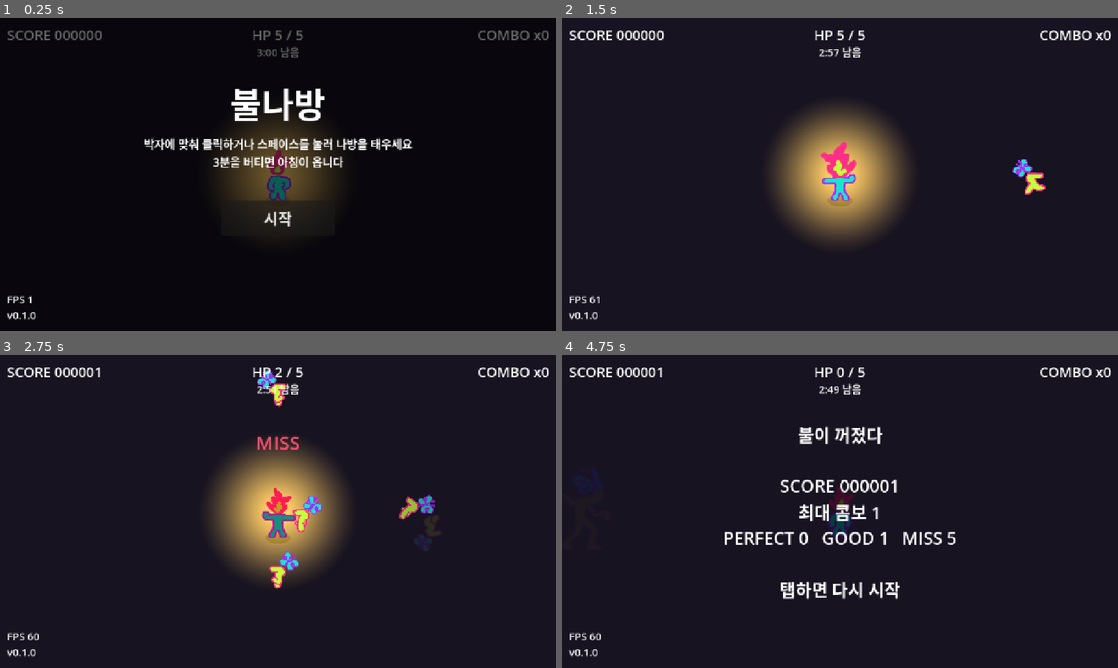
Above: before the commit, frames 1-4 (two rows, left to right).
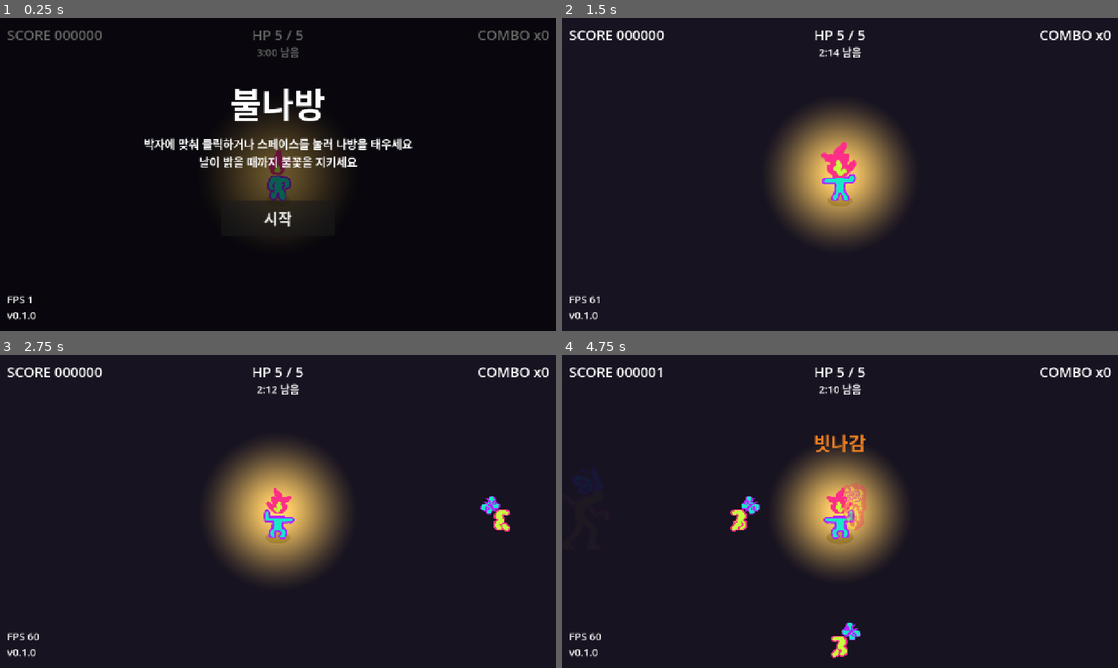
Above: after the commit, the same moments.

Repository: Leusin/project-jcjs-july-gamejam-2026
Game: Godot game, scene res://src/core/main_game/main.tscn
Same seed, same stepped clock (60 frames per second), same inputs: the game is played once before the commit and once after it. Sound files missing from this copy of the repository are replaced by a short silence.
Inputs (mouse positions are in pixels of both pictures, inside the frame that each line leads up to):
- Up to frame 1 (0.25 s): no input
- Up to frame 2 (1.5 s): click "시작" at 0.5 s; move the mouse to (962, 158) at 1.27 s; click (962, 158) at 1.42 s
- Up to frame 3 (2.75 s): tap Space at 1.52, 2.27 s; move the mouse to (166, 527) at 2.02 s; click (166, 527) at 2.17 s
- Up to frame 4 (4.75 s): move the mouse to (895, 442) at 2.77 s; click (895, 442) at 2.92 s; move the mouse to (812, 574) at 3.52 s; click (812, 574) at 3.67 s; tap Space at 3.77, 4.52 s; move the mouse to (1006, 558) at 4.27 s; click (1006, 558) at 4.42 s

The runs differ from the first frame. In frame 1, 0.7% of the frame differs, in the area x 35-65%, y 44-48%; in frame 2, 0.3%; in frame 3, 2.3%; in frame 4, 9.5%, in the area x 29-71%, y 4-97%.

Commit message:
feat: 음악 리소스 교체, 노트  패턴 개선

Diff:
--- a/src/core/conductor.gd
+++ b/src/core/conductor.gd
@@ -21,9 +21,22 @@
 	sec_per_beat = 60.0 / bpm
 
 func start_song() -> void:
-	_loop_length = loop_beats * sec_per_beat   # 4박 × 0.5초 = 2.0초
+	var stream := music_player.stream
+	assert(stream != null, "MusicPlayer에 음악이 없습니다.")
+	if stream is AudioStreamWAV:
+		var wav := stream as AudioStreamWAV
+
+		if wav.loop_mode != AudioStreamWAV.LOOP_DISABLED:
+			var loop_samples := wav.loop_end - wav.loop_begin
+			_loop_length = float(loop_samples) / wav.mix_rate
+		else:
+			_loop_length = wav.get_length()
+	else:
+		_loop_length = stream.get_length()
+
 	_loops_completed = 0
 	_last_raw_position = 0.0
+
 	music_player.play()
 	is_playing = true
 
@@ -41,9 +54,9 @@
 		_loops_completed += 1
 	_last_raw_position = raw
 
-	song_position = _loops_completed * _loop_length + raw \
-		+ AudioServer.get_time_since_last_mix() \
-		- AudioServer.get_output_latency() \
-		+ manual_offset
+	song_position = (_loops_completed * _loop_length + raw
+		+ AudioServer.get_time_since_last_mix()
+		- AudioServer.get_output_latency()
+		+ manual_offset)
 
 	song_position_in_beats = song_position / sec_per_beat
--- a/src/core/main_game/chart.gd
+++ b/src/core/main_game/chart.gd
@@ -4,7 +4,8 @@
 ## 이 게임의 난이도는 전부 이 파일 안에 있다. 판정도 점수도 여기서는 모른다.
 
 ## 곡 구성. 곡이 at(초)를 지나면 그 구간으로 넘어간다.
-##   beats  = 루프 한 바퀴(4박) 안에서 노트가 도착하는 박. 0.5는 8분음표, 0.25는 16분음표.
+##   patterns = 여러 마디에 사용할 박자 배열. 한 마디가 끝날 때마다 다음 배열로 넘어간다.
+##              각 숫자는 4박 안에서 노트가 도착하는 박이다. 0.5는 8분음표, 0.25는 16분음표.
 ##   travel = 스폰에서 중앙까지 몇 박에 걸쳐 오는가. 작을수록 빠르고 반응할 시간이 짧다.
 ##   styles = 이 구간에 나오는 나방 종류(무작위로 뽑는다). 0=직선 1=사인파 2=한바퀴
 ##            같은 값을 여러 번 넣으면 그만큼 자주 나온다 — 오타가 아니라 가중치다.
@@ -14,12 +15,12 @@
 ## 그 뒤로는 이동 시간만 조금씩 줄여 조인다. 마지막 25초만 살짝 몰아치고 끝난다.
 ## 새로 볼 것이 없는 구간이 길면 지루해지므로, 앞쪽을 짧게 끊는 것을 우선한다.
 const STAGES := [
-	{ "at":   0.0, "beats": [0.0, 2.0],                "travel": 4.5,  "styles": [0] },
-	{ "at":  20.0, "beats": [0.0, 2.0, 3.0],           "travel": 4.0,  "styles": [0] },
-	{ "at":  45.0, "beats": [0.0, 1.0, 2.0, 3.0],      "travel": 4.0,  "styles": [0, 1] },
-	{ "at":  75.0, "beats": [0.0, 1.0, 2.0, 3.0],      "travel": 3.75, "styles": [0, 0, 0, 1, 1, 2] },
-	{ "at": 115.0, "beats": [0.0, 1.0, 2.0, 3.0],      "travel": 3.5,  "styles": [0, 0, 1, 1, 2] },
-	{ "at": 155.0, "beats": [0.0, 1.0, 2.0, 2.5, 3.0], "travel": 3.5,  "styles": [0, 0, 1, 1, 2] },
+	{ "at": 0.0, "patterns": [[0.0, 2.0], [0.0, 1.0, 2.0], [0.0, 2.0], [0.0, 1.0, 2.0, 3.0]], "travel": 4.5, "styles": [0] },
+	{ "at": 20.0, "patterns": [[0.0, 2.0, 3.0], [0.0, 1.0, 2.0], [0.0, 2.0, 2.5, 3.0], [0.0, 1.0, 2.0, 3.0]], "travel": 4.0, "styles": [0] },
+	{ "at": 40.0, "patterns": [[0.0, 1.0, 2.0, 3.0], [0.0, 1.5, 2.0, 3.0], [0.0, 0.5, 2.0, 3.0], [0.0, 1.0, 2.0, 2.5, 3.0]], "travel": 4.0, "styles": [0, 1] },
+	{ "at": 66.0, "patterns": [[0.0, 2.0, 3.0], [0.0, 1.0, 2.0, 3.0], [0.0, 2.0, 3.0], [0.0, 1.0, 2.0, 3.0]], "travel": 3.75, "styles": [0, 0, 0, 1, 1, 2] },
+	{ "at": 90.0, "patterns": [[0.0, 1.0, 2.0, 3.0], [0.0, 0.5, 1.0, 2.0, 3.0], [0.0, 1.0, 2.0, 3.0], [0.0, 1.0, 2.0, 2.5, 3.0]], "travel": 3.5, "styles": [0, 0, 1, 1, 2] },
+	{ "at": 112.0, "patterns": [[0.0, 1.0, 2.0, 3.0], [0.0, 0.5, 1.0, 2.0, 3.0], [0.0, 1.0, 2.0, 2.5, 3.0], [0.0, 0.5, 1.0, 2.0, 2.5, 3.0]], "travel": 3.5, "styles": [0, 0, 1, 1, 2] },
 ]
 
 ## 곡 시작 후 몇 박 뒤부터 노트가 나오는가(플레이어가 박을 잡을 여유).
@@ -30,31 +31,31 @@
 var stage: int = -1
 
 var _conductor: Conductor = null
-var _beatmap: Array = []
+var _patterns: Array = []
 var _styles: Array = [0]
-## 비트맵을 몇 번째 항목까지 스폰했는가.
-var _next_index: int = 0
-## 비트맵을 몇 바퀴 돌았는가.
-var _next_loop: int = 0
+var _next_beat_index: int = 0
+var _next_pattern_index: int = 0
+var _next_bar: int = 0
 
 func begin(conductor: Conductor, start_stage: int = 0) -> void:
 	_conductor = conductor
 	_apply_stage(clampi(start_stage, 0, STAGES.size() - 1))
 	# 첫 노트는 lead_in 이후부터. 마디 경계에 맞춰 시작한다.
-	_next_loop = int(ceil(lead_in_beats / _conductor.loop_beats))
-	_next_index = 0
+	_next_bar = int(ceil(lead_in_beats / _conductor.loop_beats))
+	_next_pattern_index = 0
+	_next_beat_index = 0
 
 ## 곡을 지금 시각까지 진행시키고, 이번 프레임에 스폰해야 할 노트를 돌려준다.
 ## 각 항목은 { "hit_beat": float, "style": int }.
 ## while인 이유: 한 프레임에 여러 개가 걸릴 수 있다.
 func take_due_notes() -> Array:
 	var due: Array = []
-	if _conductor == null or _beatmap.is_empty():
+	if _conductor == null or _patterns.is_empty():
 		return due
 	_update_stage()
 	while _conductor.song_position_in_beats >= _next_hit_beat() - travel_beats:
 		due.append({ "hit_beat": _next_hit_beat(), "style": _styles.pick_random() })
-		_advance_index()
+		_advance_note()
 	return due
 
 ## 곡 진행 시간에 따라 구간을 올린다.
@@ -65,24 +66,31 @@
 
 func _apply_stage(index: int) -> void:
 	stage = index
-	_beatmap = (STAGES[index]["beats"] as Array).duplicate()
-	_beatmap.sort()   # 시각 순서대로 스폰해야 한다
+	_patterns = (STAGES[index]["patterns"] as Array).duplicate(true)
+	for pattern: Array in _patterns:
+		pattern.sort()
 	travel_beats = STAGES[index]["travel"]
 	_styles = (STAGES[index]["styles"] as Array).duplicate()
 
 	if _conductor != null and _conductor.is_playing:
 		# 이미 날아오는 노트를 건드리지 않도록, 다음 마디 경계부터 새 패턴을 시작한다.
 		var frontier: float = _conductor.song_position_in_beats + travel_beats
-		_next_loop = int(ceil(frontier / _conductor.loop_beats))
-		_next_index = 0
-	print("구간 %d (마디당 %d개, 이동 %.2f박)" % [index + 1, _beatmap.size(), travel_beats])
+		_next_bar = int(ceil(frontier / _conductor.loop_beats))
+		_next_pattern_index = 0
+		_next_beat_index = 0
+	print("구간 %d (%d마디 패턴, 이동 %.2f박)" % [index + 1, _patterns.size(), travel_beats])
 
 ## 다음에 스폰할 노트가 도착해야 하는 박(곡 시작 기준).
 func _next_hit_beat() -> float:
-	return _next_loop * _conductor.loop_beats + _beatmap[_next_index]
+	var pattern: Array = _patterns[_next_pattern_index]
+	return _next_bar * _conductor.loop_beats + pattern[_next_beat_index]
 
-func _advance_index() -> void:
-	_next_index += 1
-	if _next_index >= _beatmap.size():
-		_next_index = 0
-		_next_loop += 1
+func _advance_note() -> void:
+	var pattern: Array = _patterns[_next_pattern_index]
+	_next_beat_index += 1
+	if _next_beat_index < pattern.size():
+		return
+
+	_next_beat_index = 0
+	_next_pattern_index = (_next_pattern_index + 1) % _patterns.size()
+	_next_bar += 1
--- a/src/core/main_game/main.gd
+++ b/src/core/main_game/main.gd
@@ -18,7 +18,7 @@
 @export var max_health: int = 5
 @export_range(0.0, 1.0) var heal_chance: float = 0.08
 @export var heal_amount: int = 1
-@export var song_duration: float = 180.0
+@export var song_duration: float = 135.0
 ## 게임오버 후 이 시간이 지나야 재시작 입력을 받는다(죽인 그 탭으로 바로 재시작되는 것 방지).
 @export var restart_delay: float = 1.5
 
--- a/src/core/main_game/main.tscn
+++ b/src/core/main_game/main.tscn
@@ -216,7 +216,7 @@
 grow_vertical = 2
 theme_override_font_sizes/font_size = 26
 text = "박자에 맞춰 클릭하거나 스페이스를 눌러 나방을 태우세요
-3분을 버티면 아침이 옵니다"
+날이 밝을 때까지 불꽃을 지키세요"
 horizontal_alignment = 1
 vertical_alignment = 1
 
@@ -254,5 +254,7 @@
 
 [node name="HealSound" type="AudioStreamPlayer" parent="Audio" unique_id=406818672]
 stream = ExtResource("12_iu1vd")
+volume_db = -0.6
+pitch_scale = 1.2
 
 [node name="DebugOverlay" parent="." unique_id=1714306467 instance=ExtResource("3_h7gx0")]
Not shown, changed: assets/audio/jcjs_july_jam_2026_moth_theme_v01.wav.import
Not shown, changed: assets/audio/jcjs_july_jam_2026_moth_theme_v01.wav
